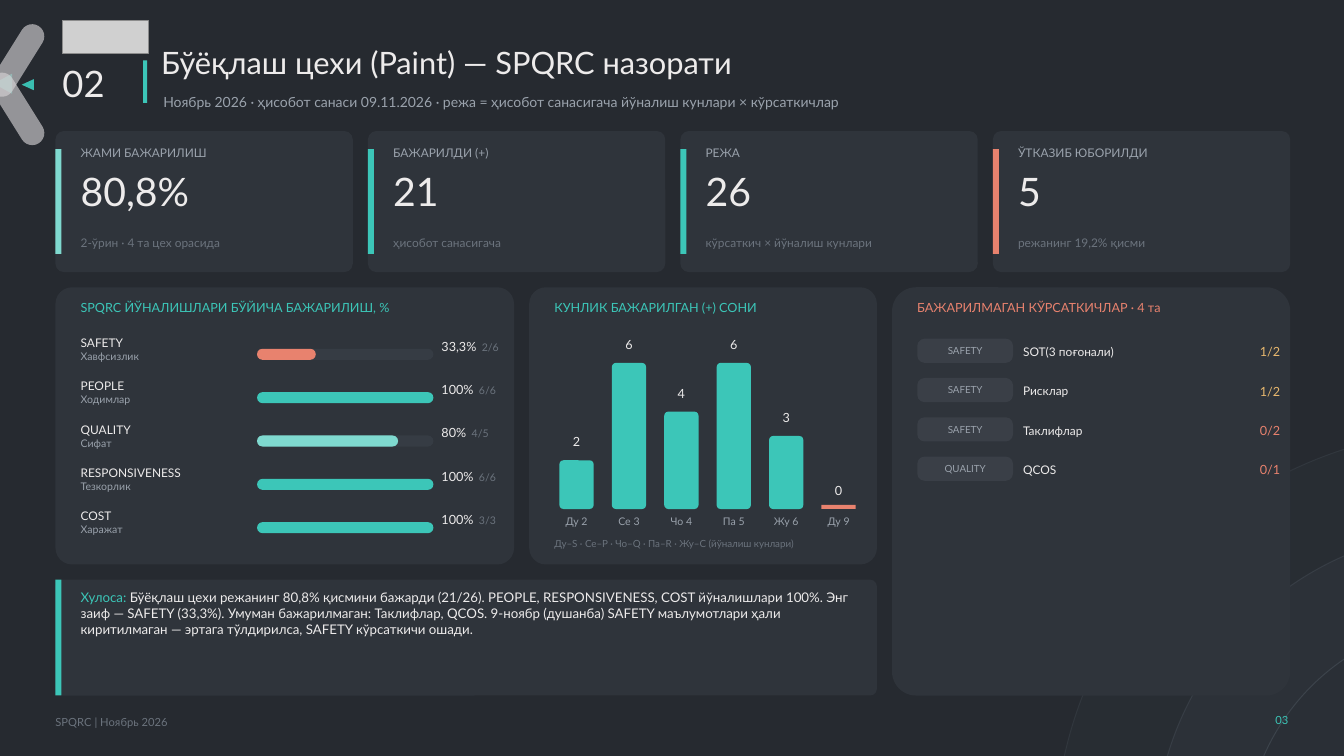
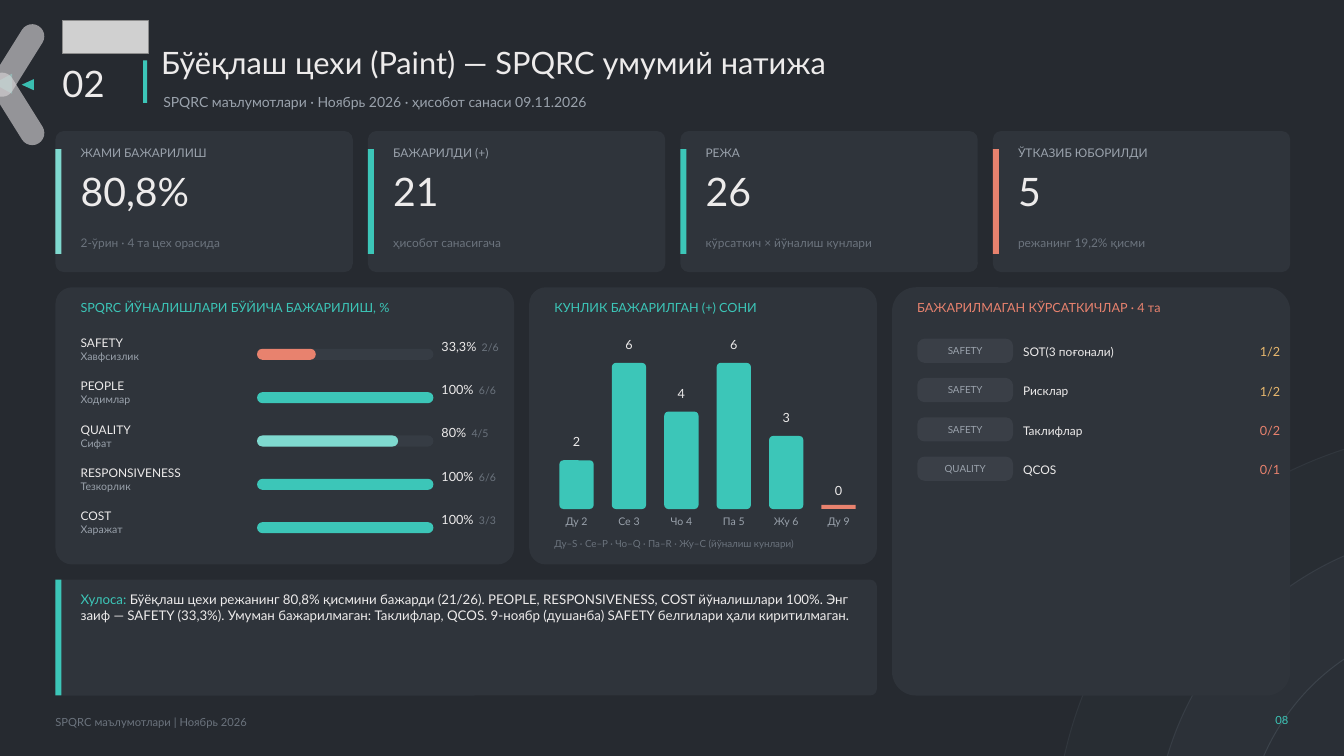
Before and after one commit to ula0740-ux/Loyha-, a slide deck: slide 8 of hisobot/spqrc/SPQRC_Noyabr_2026_sexlar.pptx (slide 3 before the commit). Drawn at 1344x756 pixels with LibreOffice and Linux fonts; fonts in the diff are those of the drawing; grey boxes stand for pictures. Boxes give left, top, right and bottom in pixels: in the first picture for what was removed or moved away, otherwise in the second. Text is boxed around its words. In the diff, an @@ line names an element or a change of style, - is before the commit and + after.

```diff
--- a/hisobot/spqrc/SPQRC_Noyabr_2026_sexlar.pptx
+++ b/hisobot/spqrc/SPQRC_Noyabr_2026_sexlar.pptx
@@ text at (x1=161, y1=50, x2=826, y2=80): text changed @@
-Бўёқлаш цехи (Paint) — SPQRC назорати
+Бўёқлаш цехи (Paint) — SPQRC умумий натижа
@@ text at (x1=163, y1=97, x2=586, y2=110): text changed @@
-Ноябрь 2026 · ҳисобот санаси 09.11.2026 · режа = ҳисобот санасигача йўналиш кунлари × кўрсаткичлар
+SPQRC маълумотлари · Ноябрь 2026 · ҳисобот санаси 09.11.2026
@@ text at (x1=81, y1=594, x2=849, y2=623): text changed @@
-Хулоса: Бўёқлаш цехи режанинг 80,8% қисмини бажарди (21/26). PEOPLE, RESPONSIVENESS, COST йўналишлари 100%. Энг заиф — SAFETY (33,3%). Умуман бажарилмаган: Таклифлар, QCOS. 9-ноябр (душанба) SAFETY маълумотлари ҳали киритилмаган — эртага тўлдирилса, SAFETY кўрсаткичи ошади.
+Хулоса: Бўёқлаш цехи режанинг 80,8% қисмини бажарди (21/26). PEOPLE, RESPONSIVENESS, COST йўналишлари 100%. Энг заиф — SAFETY (33,3%). Умуман бажарилмаган: Таклифлар, QCOS. 9-ноябр (душанба) SAFETY белгилари ҳали киритилмаган.
@@ text at (x1=55, y1=718, x2=247, y2=728): text changed @@
-SPQRC | Ноябрь 2026
+SPQRC маълумотлари | Ноябрь 2026
```
Also in this commit, not shown: 4 other slides changed, 20 slides added, 33 other files.
